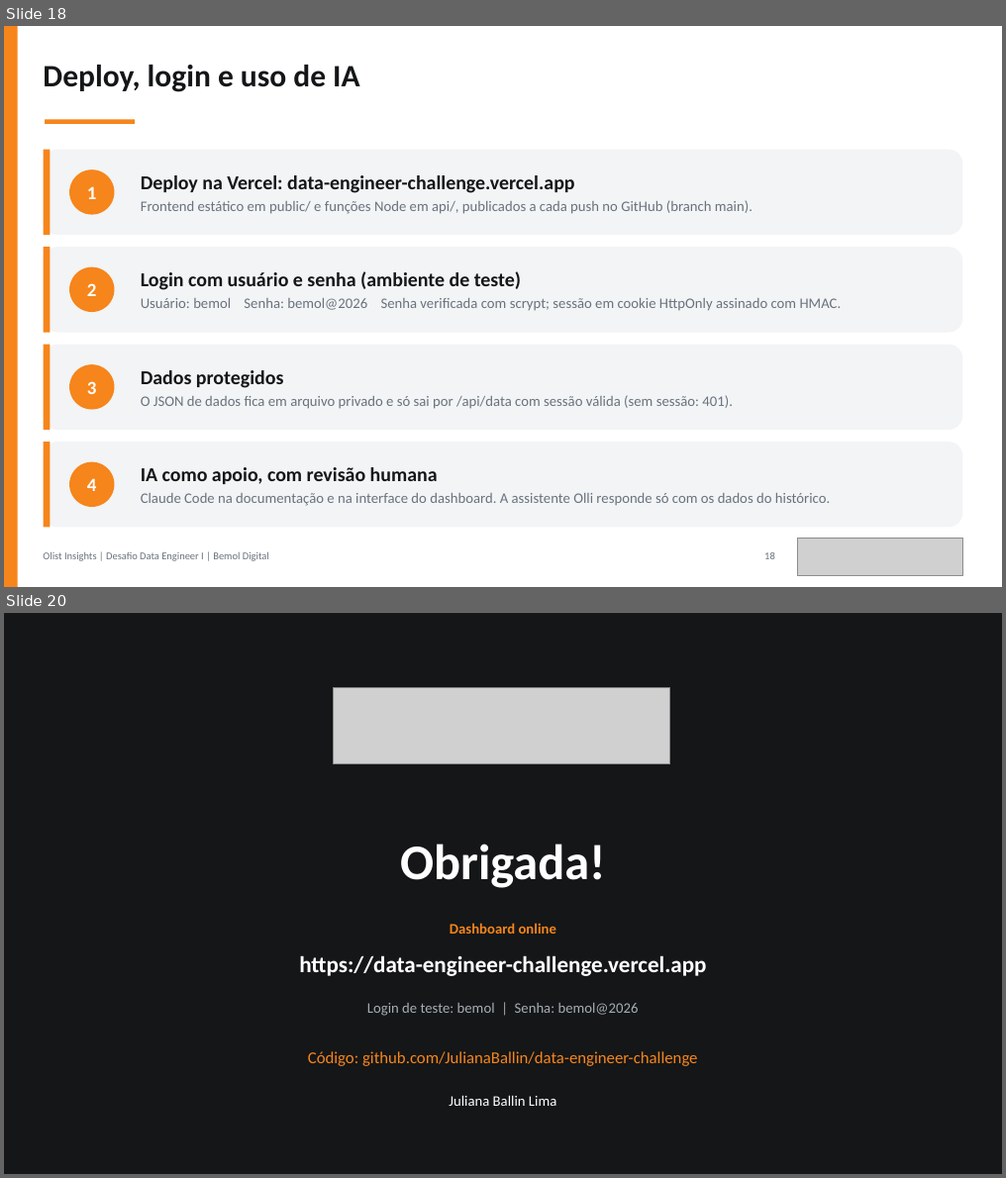
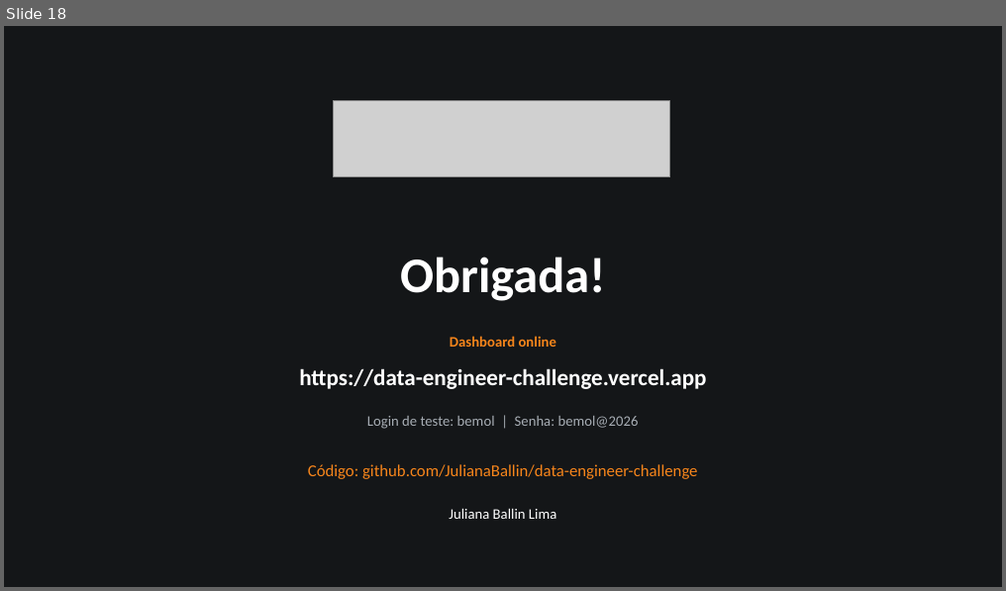
Before and after one commit to JulianaBallin/data-engineer-challenge, a slide deck: docs/apresentacao/apresentacao-olist.pptx. Shown one above the other, each under a label of ours: slides 18 and 20 before the commit, slide 18 after it; the slides between them are not shown. The pictures are 1006x1178 and 1006x591 pixels, drawn with LibreOffice and Linux fonts; fonts in the diff are those of the drawing; grey boxes stand for pictures. Boxes give left, top, right and bottom in pixels: in the first picture for what was removed or moved away, otherwise in the second. Text is boxed around its words. In the diff, an @@ line names an element or a change of style, - is before the commit and + after.

Commit message:
feat(web): dashboard and 3D chain redesign, own icons, new brand mark; docs(slides): login, Olli and chain on one slide

```diff
--- a/docs/apresentacao/apresentacao-olist.pptx
+++ b/docs/apresentacao/apresentacao-olist.pptx
@@ slide 18 removed at box(4, 26, 1002, 587), background #FFFFFF @@
@@ rectangle removed at box(4, 26, 18, 587) @@
@@ text removed at box(43, 65, 359, 92) @@
-Deploy, login e uso de IA
@@ rectangle removed at box(45, 120, 135, 124) @@
@@ rounded rectangle removed at box(43, 150, 962, 235) @@
@@ rectangle removed at box(43, 150, 50, 235) @@
@@ ellipse removed at box(69, 170, 114, 215) @@
-1
@@ text removed at box(141, 175, 752, 214) @@
-Deploy na Vercel: data-engineer-challenge.vercel.app
-Frontend estático em public/ e funções Node em api/, publicados a cada push no GitHub (branch main).
@@ rounded rectangle removed at box(43, 247, 962, 332) @@
@@ rectangle removed at box(43, 247, 50, 332) @@
@@ ellipse removed at box(69, 267, 114, 312) @@
-2
@@ text removed at box(141, 272, 842, 311) @@
-Login com usuário e senha (ambiente de teste)
-Usuário: bemol Senha: bemol@2026 Senha verificada com scrypt; sessão em cookie HttpOnly assinado com HMAC.
@@ rounded rectangle removed at box(43, 344, 962, 430) @@
@@ rectangle removed at box(43, 344, 50, 430) @@
@@ ellipse removed at box(69, 366, 114, 410) @@
-3
@@ text removed at box(141, 371, 733, 409) @@
-Dados protegidos
-O JSON de dados fica em arquivo privado e só sai por /api/data com sessão válida (sem sessão: 401).
@@ rounded rectangle removed at box(43, 442, 962, 528) @@
@@ rectangle removed at box(43, 442, 50, 528) @@
@@ ellipse removed at box(69, 463, 114, 507) @@
-4
@@ text removed at box(141, 468, 830, 506) @@
-IA como apoio, com revisão humana
-Claude Code na documentação e na interface do dashboard. A assistente Olli responde só com os dados do histórico.
@@ text removed at box(43, 553, 269, 562) @@
-Olist Insights | Desafio Data Engineer I | Bemol Digital
@@ text removed at box(764, 553, 775, 560) @@
-18
@@ picture removed at box(798, 539, 963, 576) @@
@@ what was slide 20 is now slide 18 @@
```
Also in this commit, not shown: 1 slide changed, 1 slide added, 2 other slides removed, 22 other files.
